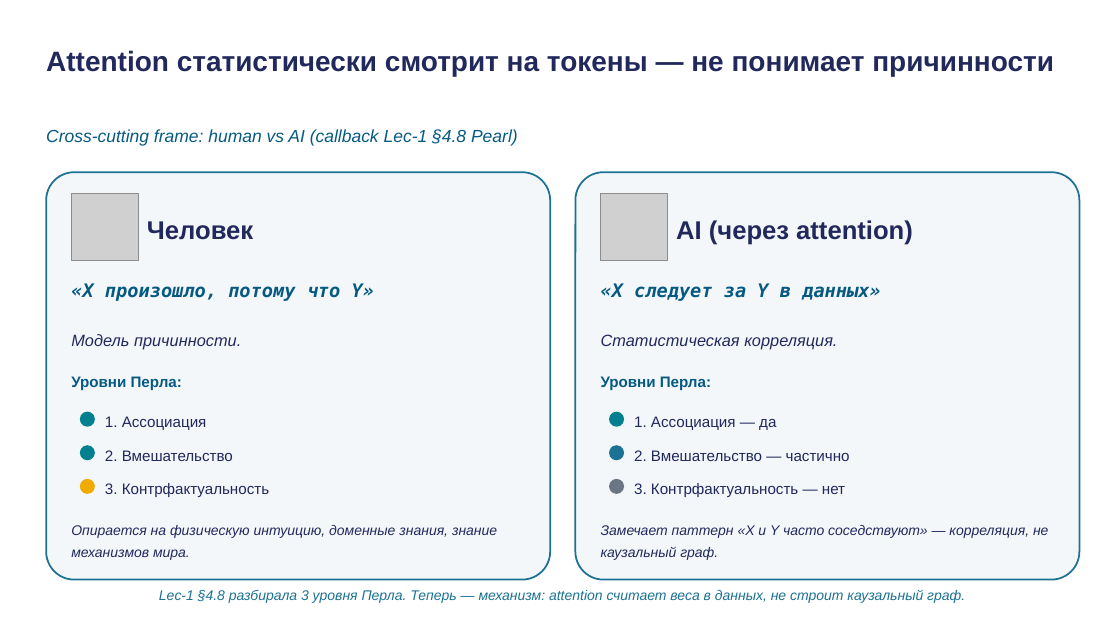
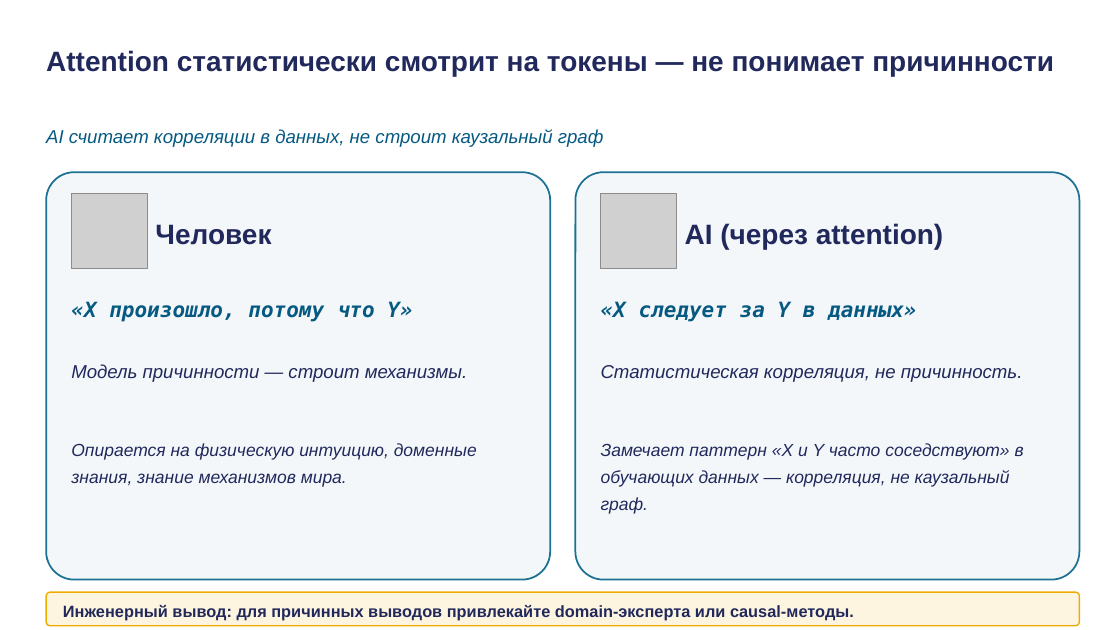
Before and after one commit to tellina-study/AI-usage-lessons, a slide deck: slide 26 of library/lectures/lec-02/rendered/lec-02.pptx. Drawn at 1120x630 pixels with LibreOffice and Linux fonts; fonts in the diff are those of the drawing; grey boxes stand for pictures. Boxes give left, top, right and bottom in pixels: in the first picture for what was removed or moved away, otherwise in the second. Text is boxed around its words. In the diff, an @@ line names an element or a change of style, - is before the commit and + after.

```diff
--- a/library/lectures/lec-02/rendered/lec-02.pptx
+++ b/library/lectures/lec-02/rendered/lec-02.pptx
@@ text at (46,129,603,147): text changed; size 15 to 16 pt @@
-Cross-cutting frame: human vs AI (callback Lec-1 §4.8 Pearl)
+AI считает корреляции в данных, не строит каузальный граф
@@ picture: place and size @@
-picture at (71,193,139,260)
+picture at (71,193,147,269)
@@ text "Человек" at (155,224,271,245): size 22 to 24 pt @@
@@ text "Человек": place and size @@
-text "Человек" at (147,221,253,240)
+text "Человек" at (155,224,271,245)
@@ picture: place and size @@
-picture at (601,193,668,260)
+picture at (601,193,676,269)
@@ text "AI (через attention)": place and size @@
-text "AI (через attention)" at (676,220,913,245)
+text "AI (через attention)" at (685,223,943,249)
@@ text "AI (через attention)" at (685,223,943,249): size 22 to 24 pt @@
@@ text "«X произошло, потому что Y»": place and size @@
-text "«X произошло, потому что Y»" at (71,283,374,301)
+text "«X произошло, потому что Y»" at (71,301,412,322)
@@ text "«X произошло, потому что Y»" at (71,301,412,322): size 16 to 18 pt @@
@@ text "«X следует за Y в ..." at (601,301,916,322): size 16 to 18 pt @@
@@ text "«X следует за Y в ...": place and size @@
-text "«X следует за Y в ..." at (601,283,880,301)
+text "«X следует за Y в ..." at (601,301,916,322)
@@ text at (71,364,467,382): text changed; size 14 to 16 pt @@
-Модель причинности.
+Модель причинности — строит механизмы.
@@ text removed at (71,376,182,390) @@
-Уровни Перла:
@@ text at (601,365,1023,382): text changed; size 14 to 16 pt @@
-Статистическая корреляция.
+Статистическая корреляция, не причинность.
@@ text removed at (601,376,711,390) @@
-Уровни Перла:
@@ rounded rectangle removed at (80,412,95,427) @@
@@ text removed at (105,416,207,430) @@
-1. Ассоциация
@@ rounded rectangle removed at (609,412,624,427) @@
@@ text removed at (634,416,776,430) @@
-1. Ассоциация — да
@@ text "Опирается на физическую интуицию, доменные ...": place and size @@
-text "Опирается на физическую интуицию, доменные ..." at (71,525,497,560)
+text "Опирается на физическую интуицию, доменные ..." at (71,443,477,487)
@@ text "Опирается на физическую интуицию, доменные ..." at (71,443,477,487): size 12 to 15 pt @@
@@ rounded rectangle removed at (80,445,95,460) @@
@@ text at (601,443,1024,514): text changed; size 12 to 15 pt @@
-Замечает паттерн «X и Y часто соседствуют» — корреляция, не каузальный граф.
+Замечает паттерн «X и Y часто соседствуют» в обучающих данных — корреляция, не каузальный граф.
@@ rounded rectangle removed at (609,445,624,460) @@
@@ rounded rectangle removed at (80,479,95,494) @@
@@ text removed at (105,450,233,461) @@
-2. Вмешательство
@@ rounded rectangle removed at (609,479,624,494) @@
@@ text removed at (634,450,850,461) @@
-2. Вмешательство — частично
@@ text removed at (105,483,269,497) @@
-3. Контрфактуальность
@@ text removed at (634,483,845,497) @@
-3. Контрфактуальность — нет
@@ rounded rectangle added at (46,592,1080,626), fill #FEF5E0, outline #F0AB00 1.2 pt @@
@@ text removed at (159,589,965,603) @@
-Lec-1 §4.8 разбирала 3 уровня Перла. Теперь — механизм: attention считает веса в данных, не строит каузальный граф.
@@ text added at (63,605,854,621), 14 pt, text #21295C, bold @@
+Инженерный вывод: для причинных выводов привлекайте domain-эксперта или causal-методы.
```
Also in this commit, not shown: 16 other slides changed, 9 other files.
